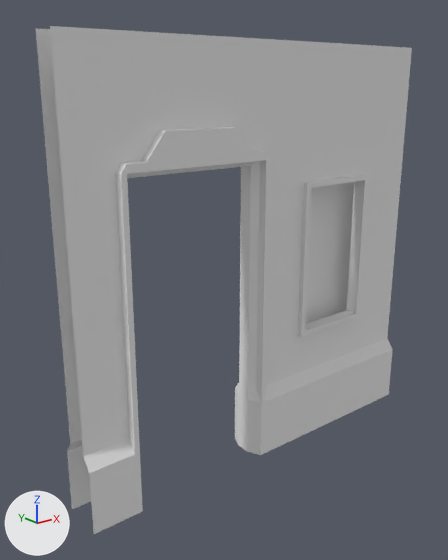
The FBX model Project P3/Assets/Models/L5_ShopDoor.fbx: old version first, new version second.
Rendered twice from a camera (50 mm lens) standing at (-1.94, -2.16, 1.81) and looking at (-0.15, 0.08, 0.91). The lights are fixed; the arrows at lower left show +X, +Y and +Z.

The first picture shows 'L5_ShopDoorFrame'.
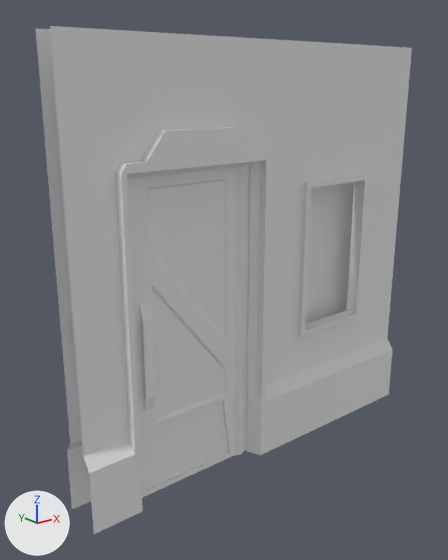
Diff of the bpy script that builds the scene:
```diff
--- a/Project P3/Assets/Models/L5_ShopDoor.fbx.py
+++ b/Project P3/Assets/Models/L5_ShopDoor.fbx.py
@@ ob_l5_shopdoor @@
 ob_l5_shopdoor.location = (-0.128, 0.0, 0.0)
-ob_l5_shopdoor.hide_viewport = True
```

Pixel boxes (x1, y1, x2, y2) of what changed, in the pictures (448 x 560 px):
'L5_ShopDoor', shown: after (127, 166, 249, 498)
